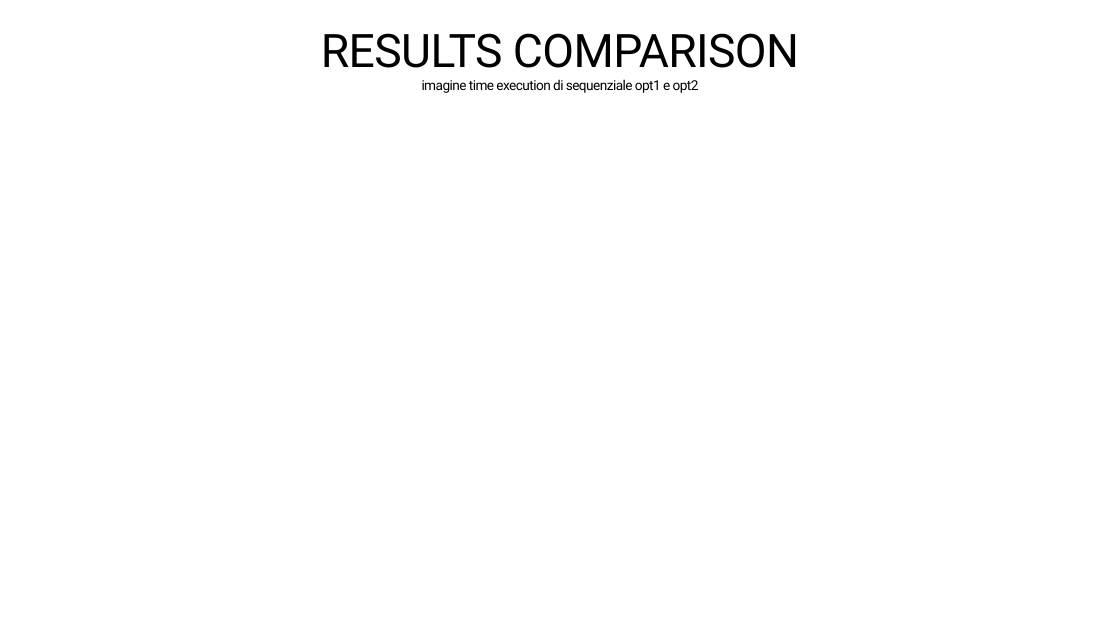
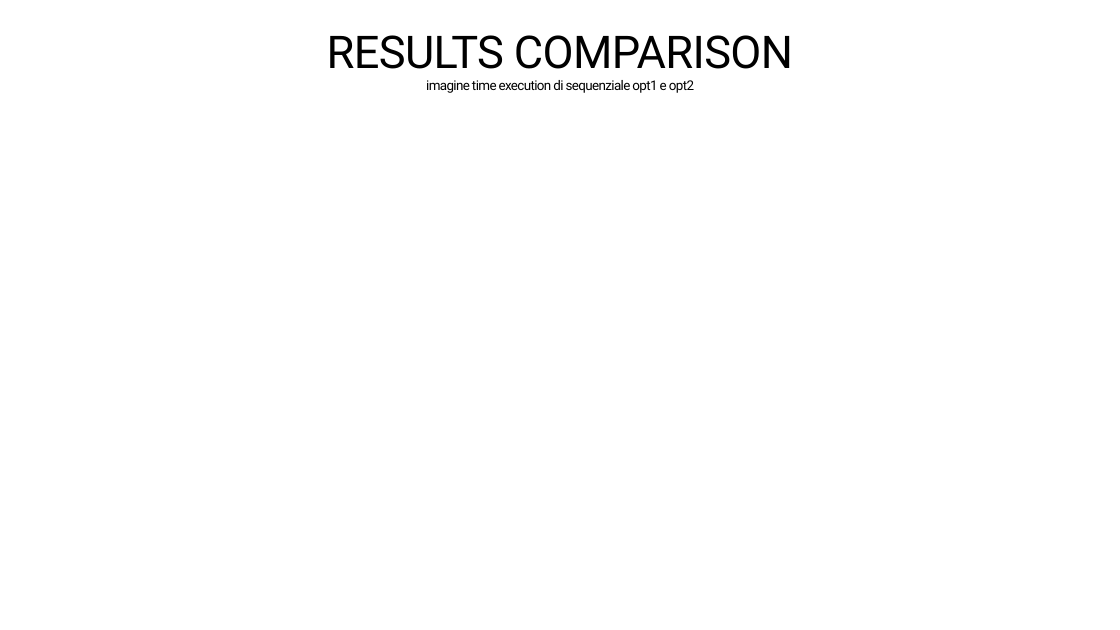
Before and after one commit to salor02/assignment-HPC, a slide deck: slide 5 of assignment-2/ATAX Problem Optimization.pptx. Drawn at 1120x630 pixels with LibreOffice and Linux fonts; fonts in the diff are those of the drawing. Boxes give left, top, right and bottom in pixels: in the first picture for what was removed or moved away, otherwise in the second. Text is boxed around its words. In the diff, an @@ line names an element or a change of style, - is before the commit and + after.

```diff
--- a/assignment-2/ATAX Problem Optimization.pptx
+++ b/assignment-2/ATAX Problem Optimization.pptx
@@ freeform shape at (0, 0, 1120, 561): outline redrawn @@
@@ freeform shape at (0, 0, 1120, 561): outline redrawn @@
@@ text "RESULTS COMPARISON imagine time execution ..." at (327, 35, 793, 93): size 39.6 to 38.7 pt in "RESULTS COMPARISON"; size 11.7 to 11.4 pt in "imagine time execution di sequenziale opt1 e ..." @@
```
Also in this commit, not shown: 7 other slides changed, 4 slides added, 1 slide removed.
